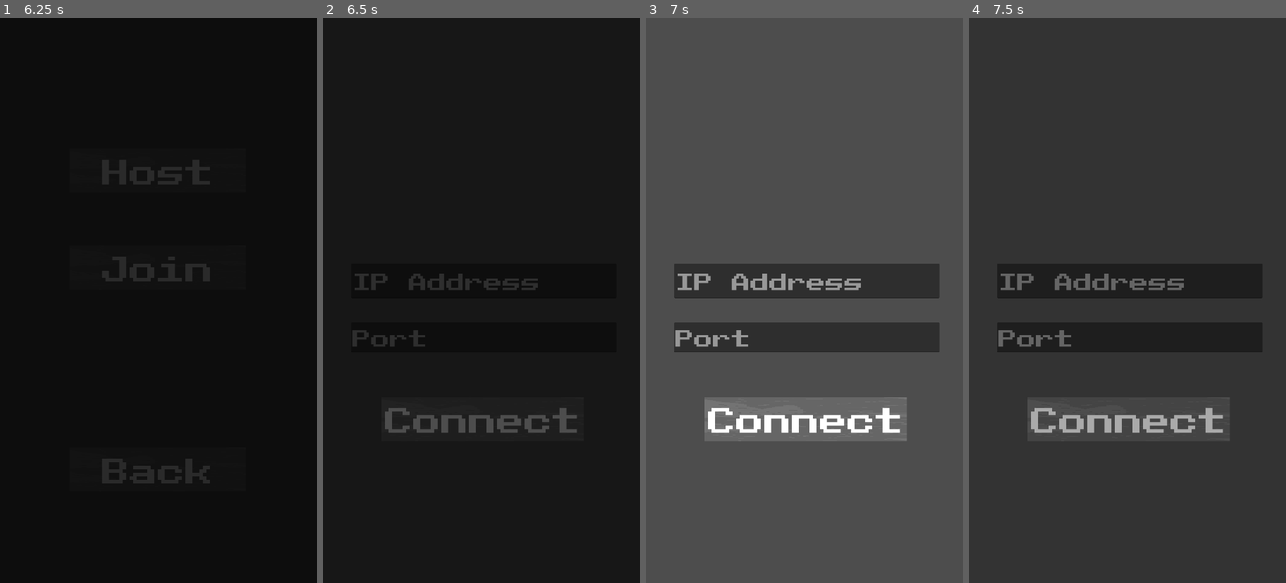
Above: before the commit, frames 1-4 (left to right).
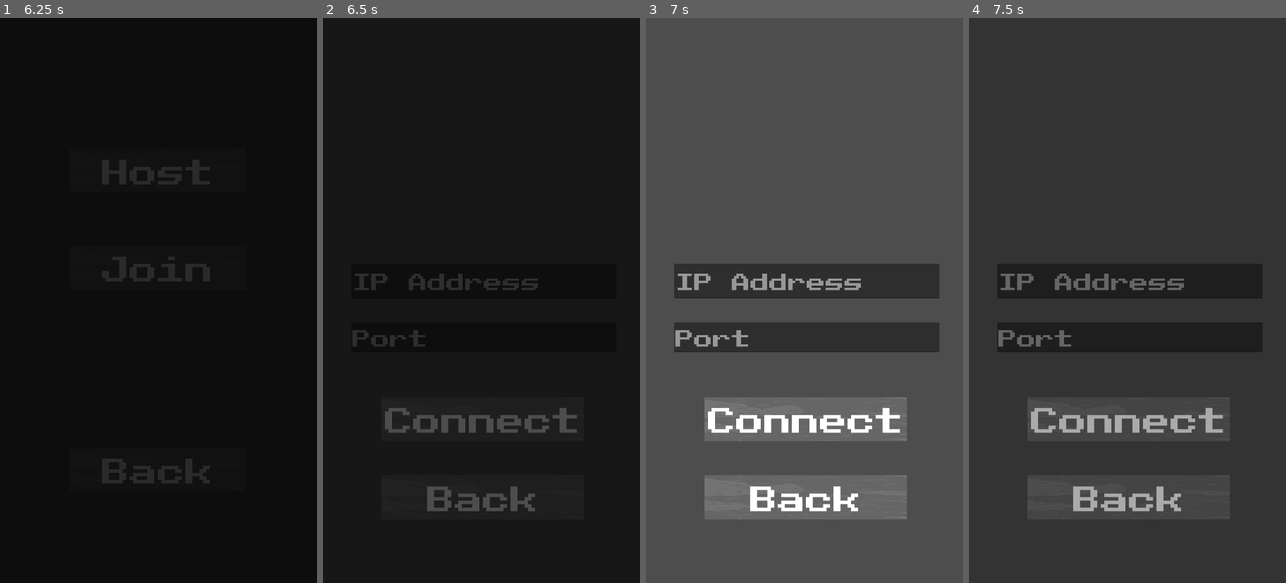
Above: after the commit, the same moments.

Repository: Koloss0/Out-Of-The-Gutter
Game: Godot game, scene res://Scenes/title_page.tscn
Two runs of this game, one before a commit and one after it. Both use one fixed random seed, a clock stepped at 60 frames per second and the inputs below.
Inputs (mouse positions are in pixels of both pictures, inside the frame that each line leads up to):
- Up to frame 1 (6.25 s): click "START" at 0.5 s; click "Host" at 1.25 s; click "Back" at 2 s; click "START" at 2.75 s; click "START" at 3.5 s; move the mouse to (228, 272) at 4.27 s; click (228, 272) at 4.42 s; tap Enter at 5 s; move the mouse to (95, 328) at 5.02 s; click (95, 328) at 5.17 s; click "Join" at 5.75 s
- Up to frame 2 (6.5 s): no input
- Up to frame 3 (7 s): click (807, 283) at 6.52 s; type "12" at 6.6 s; click (807, 340) at 6.75 s; type "12" at 6.83 s
- Up to frame 4 (7.5 s): click "Connect" at 7.25 s

Frame 1 is identical in both runs. In frame 2, 0.7% of the frame differs, in the area x 32-67%, y 82-88%; in frame 3, 4.9%, in the area x 18-83%, y 80-89%; in frame 4, 1.5%.

Commit message:
fix: fixed host and join pages

Diff:
--- a/Scenes/host_page.tscn
+++ b/Scenes/host_page.tscn
@@ -16,13 +16,23 @@
 
 [node name="Host" parent="." instance=ExtResource("1_hs5vx")]
 layout_mode = 0
-offset_left = 264.0
+offset_left = 262.0
 offset_top = 1288.0
-offset_right = 864.0
+offset_right = 862.0
 offset_bottom = 1438.0
 
 [node name="Label" parent="Host" index="0"]
 text = "Host"
+
+[node name="BackButton" parent="." instance=ExtResource("1_hs5vx")]
+layout_mode = 0
+offset_left = 262.0
+offset_top = 1540.0
+offset_right = 862.0
+offset_bottom = 1690.0
+
+[node name="Label" parent="BackButton" index="0"]
+text = "Back"
 
 [node name="Port" type="LineEdit" parent="."]
 layout_mode = 0
@@ -32,4 +42,8 @@
 offset_bottom = 1136.0
 placeholder_text = "Port"
 
+[connection signal="pressed" from="Host" to="." method="on_connect_pressed"]
+[connection signal="pressed" from="BackButton" to="." method="_on_back_button_pressed"]
+
 [editable path="Host"]
+[editable path="BackButton"]
--- a/Scenes/join_page.tscn
+++ b/Scenes/join_page.tscn
@@ -24,6 +24,16 @@
 [node name="Label" parent="Connect" index="0"]
 text = "Connect"
 
+[node name="BackButton" parent="." instance=ExtResource("2_bn0s2")]
+layout_mode = 0
+offset_left = 200.0
+offset_top = 1554.0
+offset_right = 889.0
+offset_bottom = 1704.0
+
+[node name="Label" parent="BackButton" index="0"]
+text = "Back"
+
 [node name="IP" type="LineEdit" parent="."]
 layout_mode = 0
 offset_left = 96.0
@@ -40,4 +50,8 @@
 offset_bottom = 1136.0
 placeholder_text = "Port"
 
+[connection signal="pressed" from="Connect" to="." method="_on_connect_pressed"]
+[connection signal="pressed" from="BackButton" to="." method="_on_back_button_pressed"]
+
 [editable path="Connect"]
+[editable path="BackButton"]
--- a/Scripts/join_page.gd
+++ b/Scripts/join_page.gd
@@ -16,3 +16,7 @@
 
 func _on_back_button_pressed() -> void:
 	SceneManager.fade_to_scene("HostJoinPage")
+
+
+func _on_connect_pressed() -> void:
+	pass # Replace with function body.
